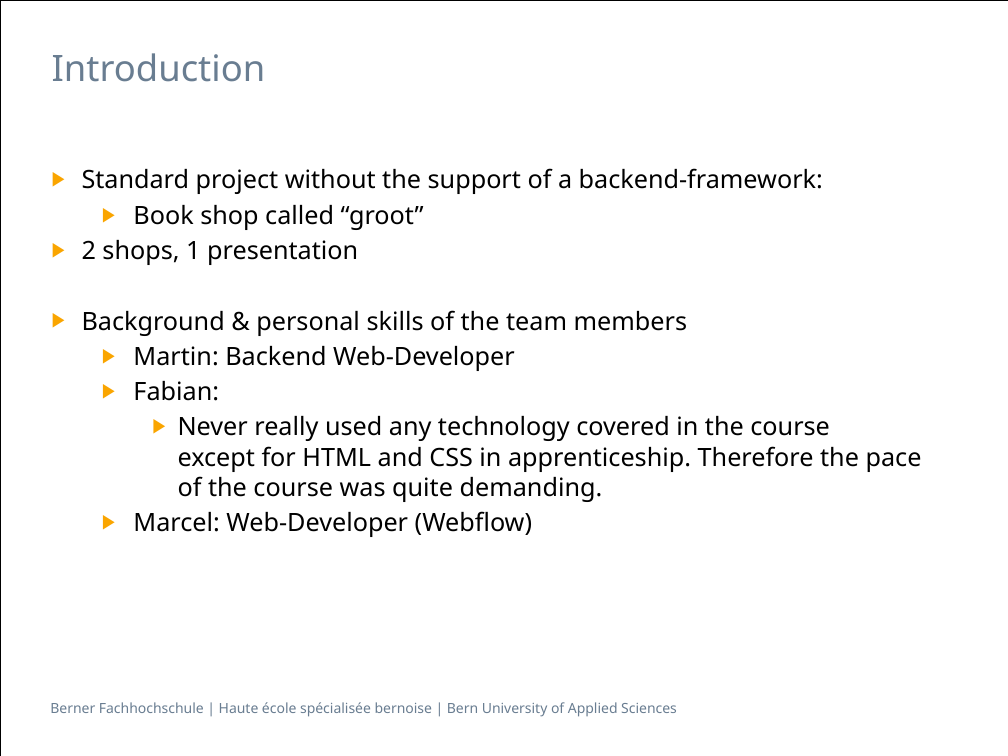
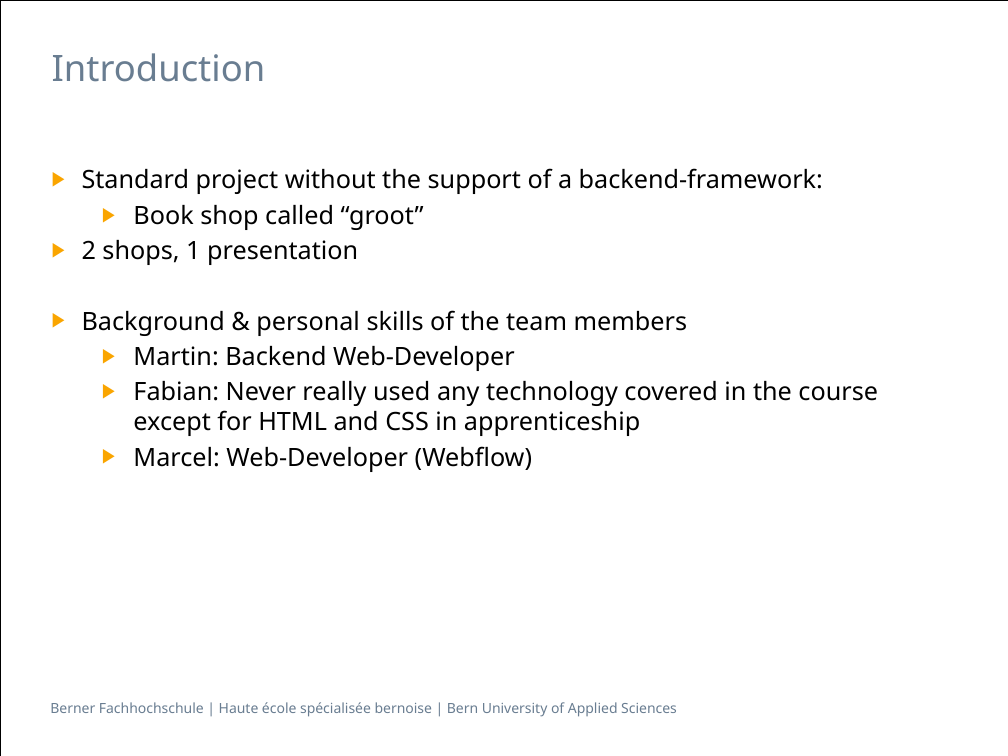
Before and after one commit to Makae/ch.bfh.bti7054.w2014.q.groot, a slide deck: slide 3 of trunk/doc/Presentation.pptx. Drawn at 1008x756 pixels with LibreOffice and Linux fonts; fonts in the diff are those of the drawing. Boxes give left, top, right and bottom in pixels: in the first picture for what was removed or moved away, otherwise in the second. Text is boxed around its words. In the diff, an @@ line names an element or a change of style, - is before the commit and + after.

Commit message:
kl. anpassung

```diff
--- a/trunk/doc/Presentation.pptx
+++ b/trunk/doc/Presentation.pptx
@@ text at [133,381,878,436]: text changed @@
-  ▶ Fabian:
-    ▶ Never really used any technology covered in the course
-      except for HTML and CSS in apprenticeship. Therefore the pace of the course was quite demanding.
+  ▶ Fabian: Never really used any technology covered in the course
+    except for HTML and CSS in apprenticeship
```
